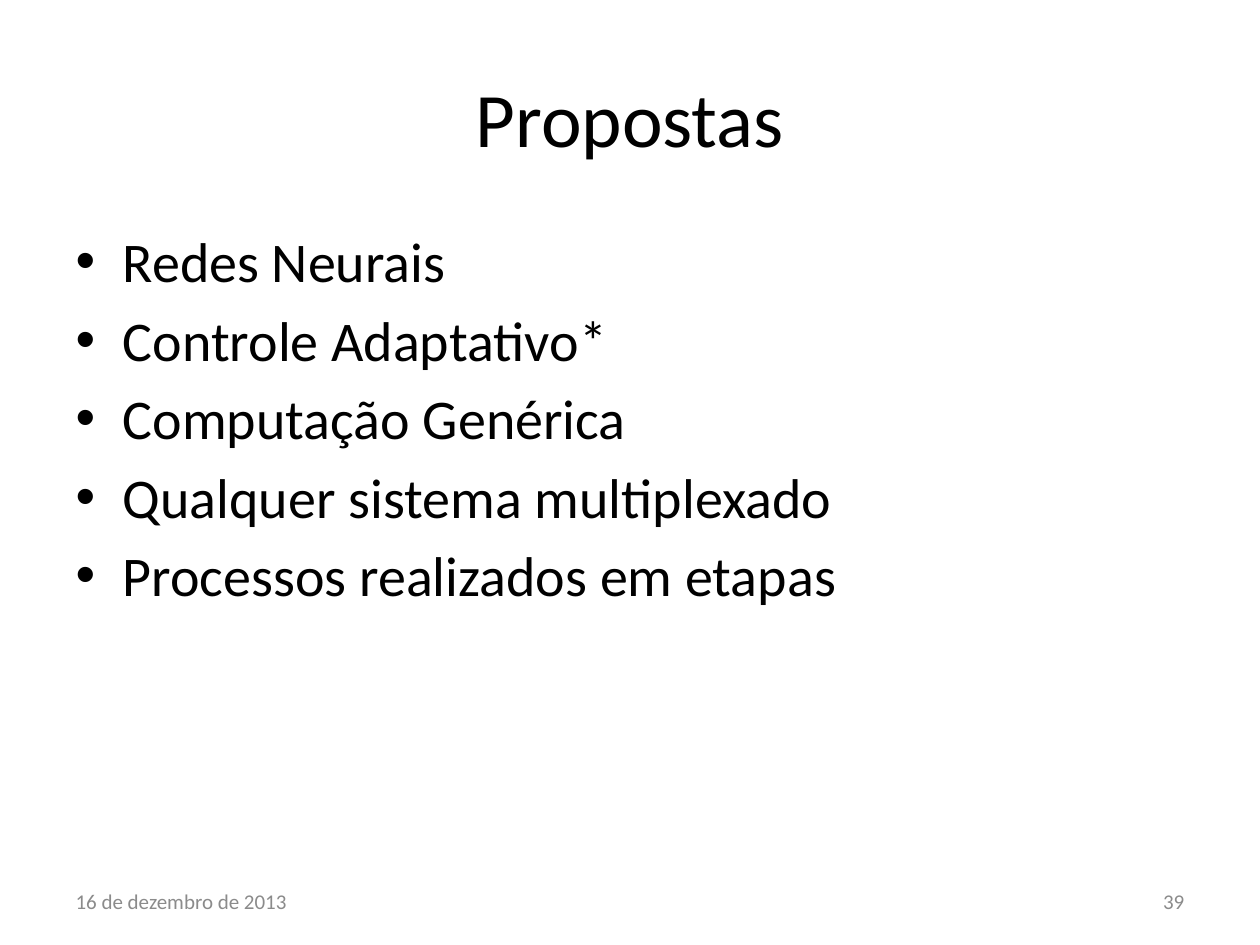
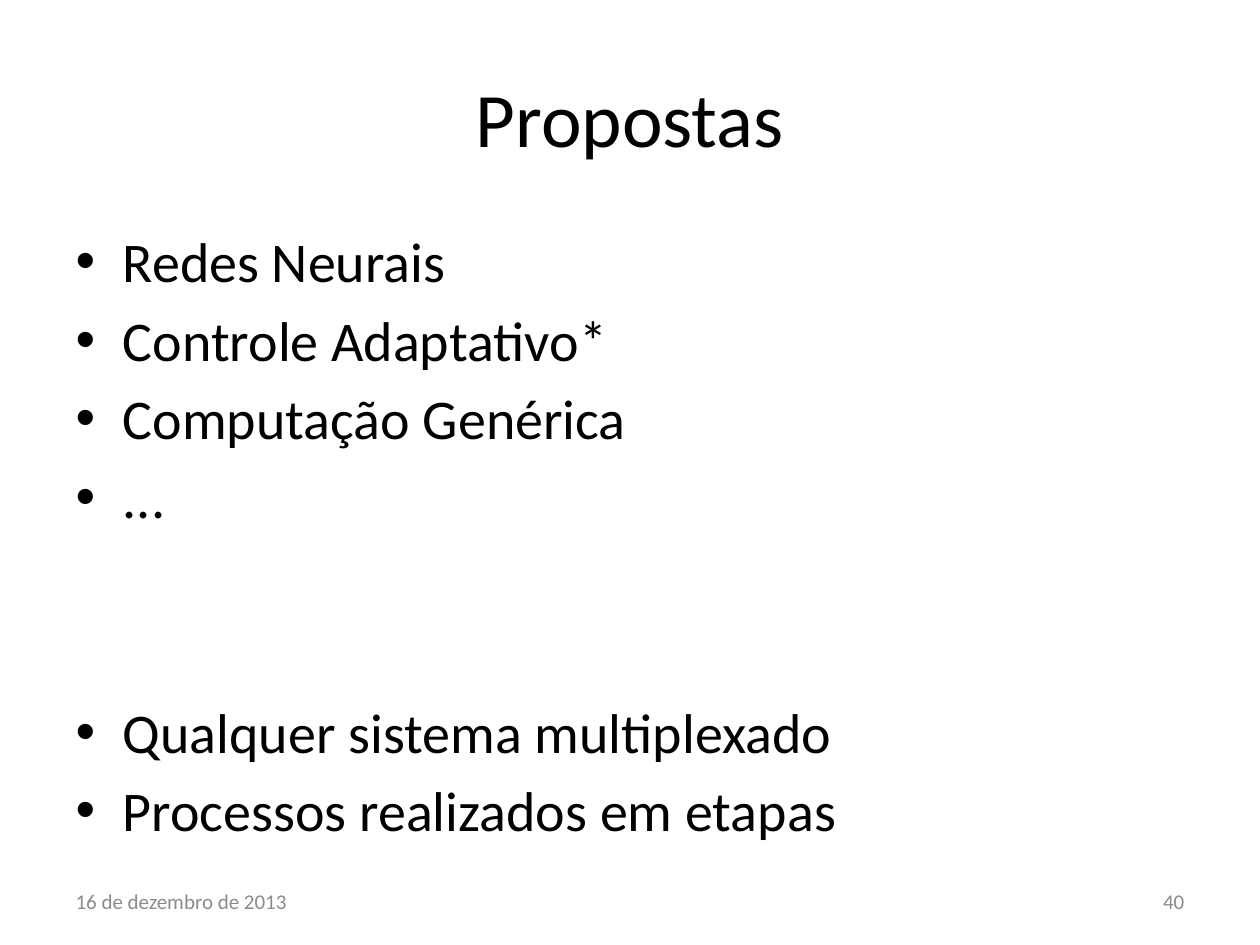
Before and after one commit to lsoliveira459/tg2, a slide deck: slide 40 of Apresentação/Estudo e Implementação de Reconfiguração Dinâmica.pptx (slide 39 before the commit). Drawn at 1260x945 pixels with LibreOffice and Linux fonts; fonts in the diff are those of the drawing; background and template pictures are left out. Boxes give left, top, right and bottom in pixels: in the first picture for what was removed or moved away, otherwise in the second. Text is boxed around its words. In the diff, an @@ line names an element or a change of style, - is before the commit and + after.

```diff
--- a/Apresentação/Estudo e Implementação de Reconfiguração Dinâmica.pptx
+++ b/Apresentação/Estudo e Implementação de Reconfiguração Dinâmica.pptx
@@ text at (123,243,836,840): paragraph added @@
+• ...
@@ page number at (1163,895,1184,909): text changed @@
-39
+40
```
Also in this commit, not shown: 1 other slide changed, 1 slide added, 3 other files.
